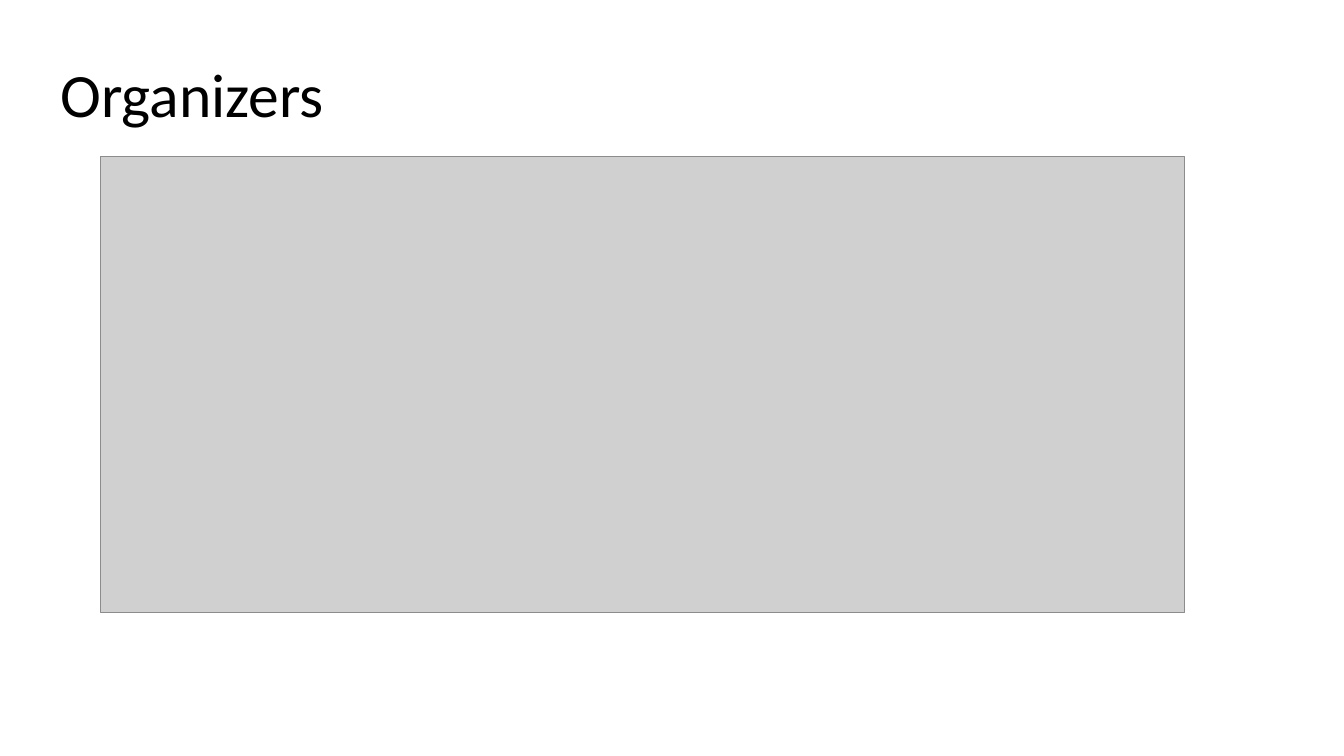
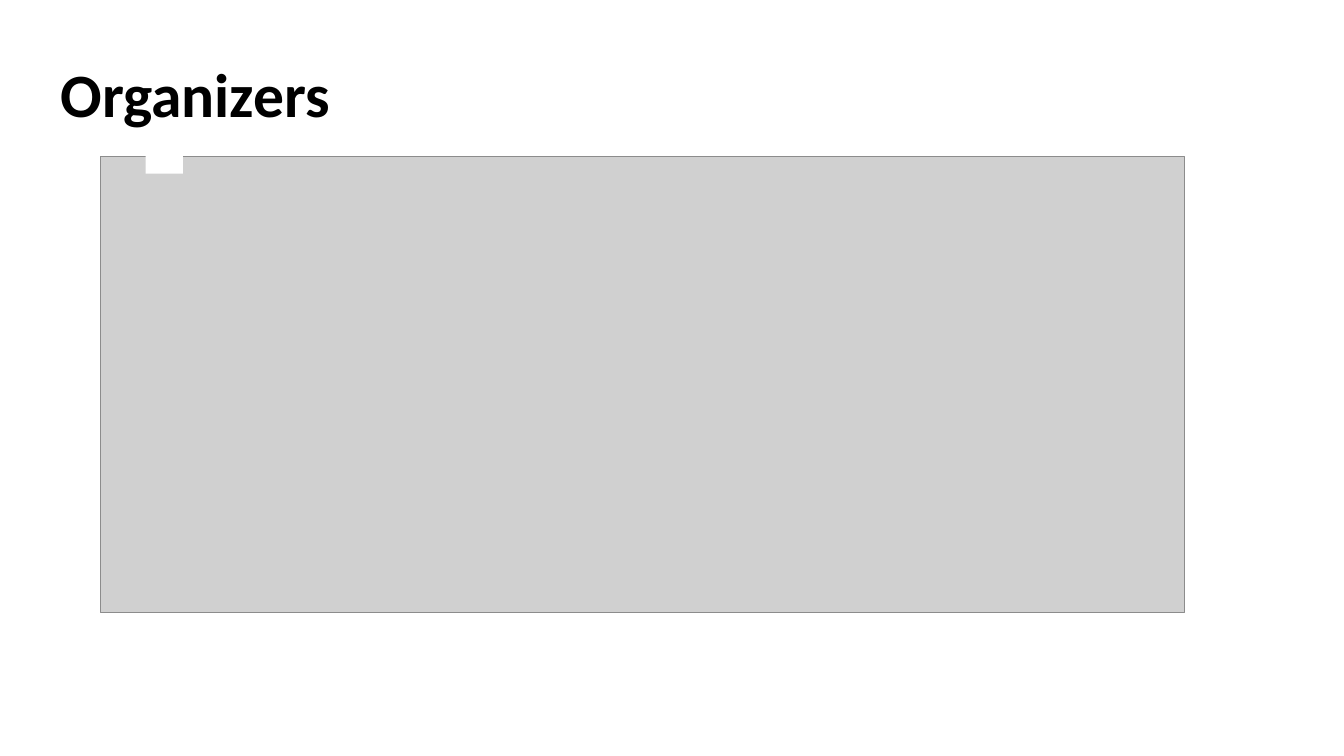
Before and after one commit to dashsys-workshop-vldb/dashsys-workshop-vldb.github.io, a slide deck: slide 3 of DASHSys-2026-Welcome-Address.pptx. Drawn at 1344x756 pixels with LibreOffice and Linux fonts; fonts in the diff are those of the drawing; grey boxes stand for pictures. Boxes give left, top, right and bottom in pixels: in the first picture for what was removed or moved away, otherwise in the second. Text is boxed around its words. In the diff, an @@ line names an element or a change of style, - is before the commit and + after.

```diff
--- a/DASHSys-2026-Welcome-Address.pptx
+++ b/DASHSys-2026-Welcome-Address.pptx
@@ title "Organizers" at [60, 73, 329, 128]: bold on @@
@@ rectangle added at [146, 139, 184, 173], fill #FFFFFF @@
```
Also in this commit, not shown: 4 other slides changed, 4 slides added, 5 slides removed, 2 other files.
